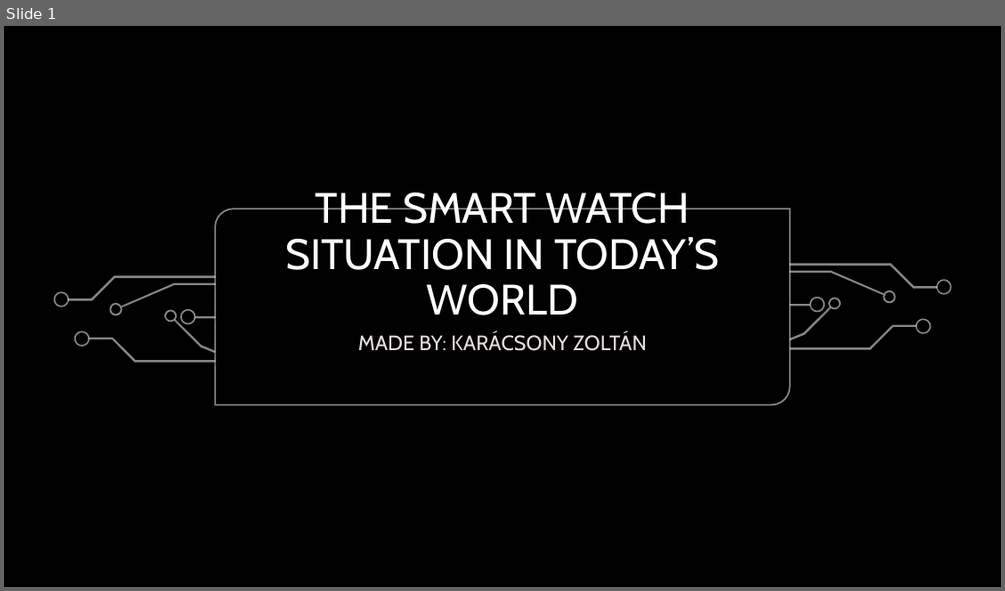
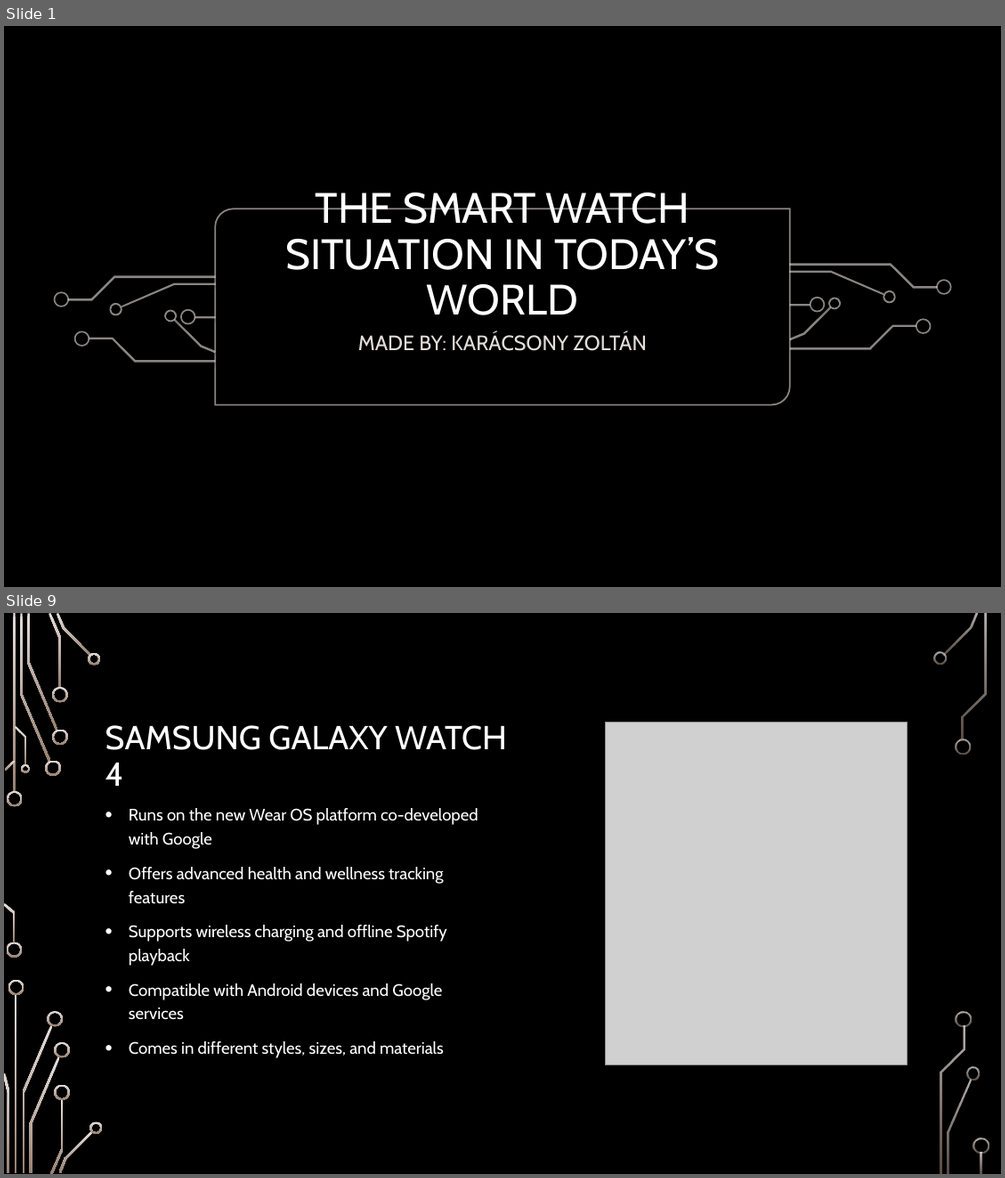
Before and after one commit to Tenebraacs/2023tanev, a slide deck: szakmai_angol/The smartwatch situation in today’s world.pptx. Shown one above the other, each under a label of ours: slide 1 before the commit, slides 1 and 9 after it; the slides between them are not shown. The pictures are 1005x591 and 1005x1178 pixels, drawn with LibreOffice and Linux fonts; fonts in the diff are those of the drawing; grey boxes stand for pictures; background and template pictures are left out. Boxes give left, top, right and bottom in pixels: in the first picture for what was removed or moved away, otherwise in the second. Text is boxed around its words. In the diff, an @@ line names an element or a change of style, - is before the commit and + after.

```diff
--- a/szakmai_angol/The smartwatch situation in today’s world.pptx
+++ b/szakmai_angol/The smartwatch situation in today’s world.pptx
@@ slide 9 added at [4,613,1001,1174], background picture (left out) @@
@@ title added at [105,725,507,786], 32 pt, text #FFFFFF @@
+SAMSUNG GALAXY WATCH 4
@@ picture added at [606,722,907,1064] @@
@@ text added at [129,808,477,1058], 16 pt, text #FFFFFF @@
+• Runs on the new Wear OS platform co-developed with Google
+• Offers advanced health and wellness tracking features
+• Supports wireless charging and offline Spotify playback
+• Compatible with Android devices and Google services
+• Comes in different styles, sizes, and materials
@@ group added at [4,613,989,1174]: 33 freeform shapes, 3 rectangles @@
```
Also in this commit, not shown: 9 other slides added, 1 slide removed, 2 other files.
